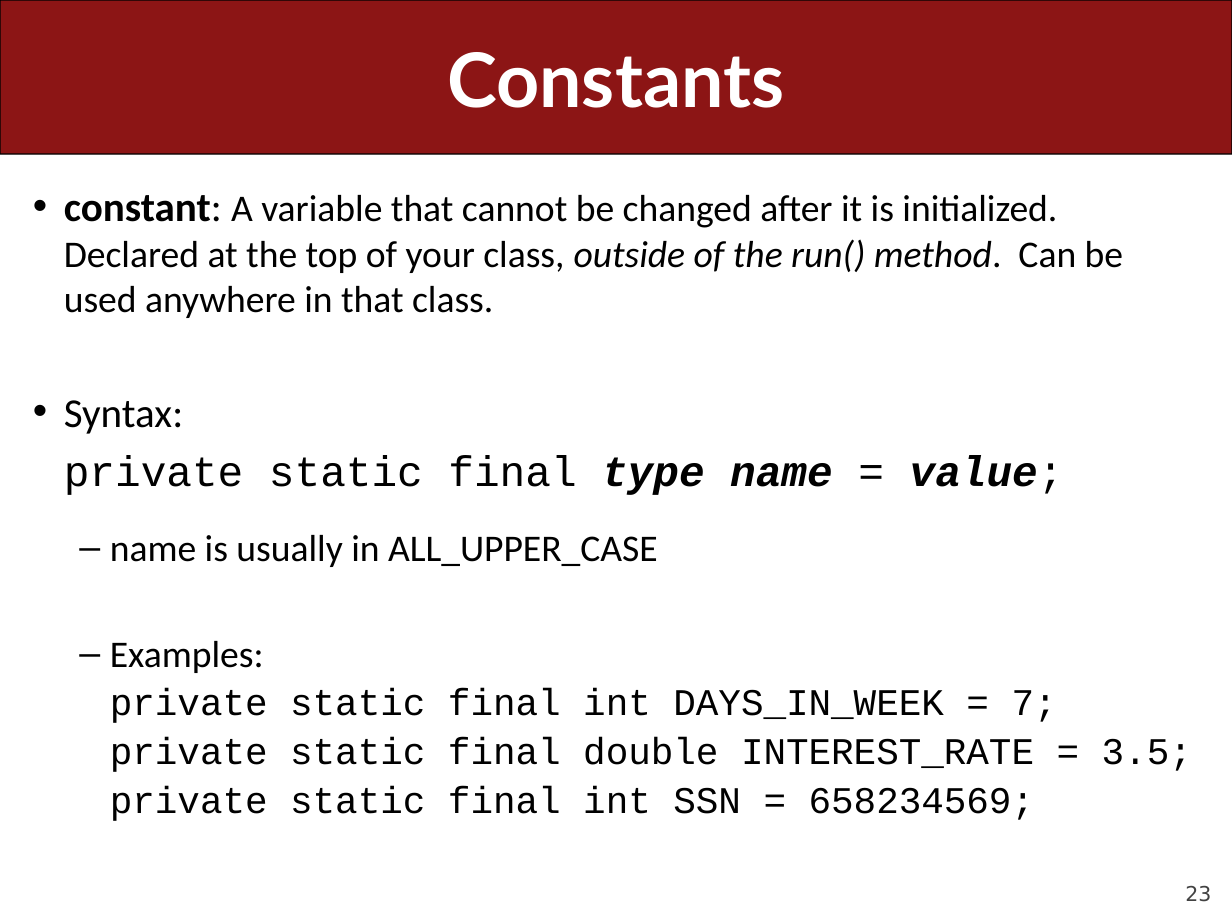
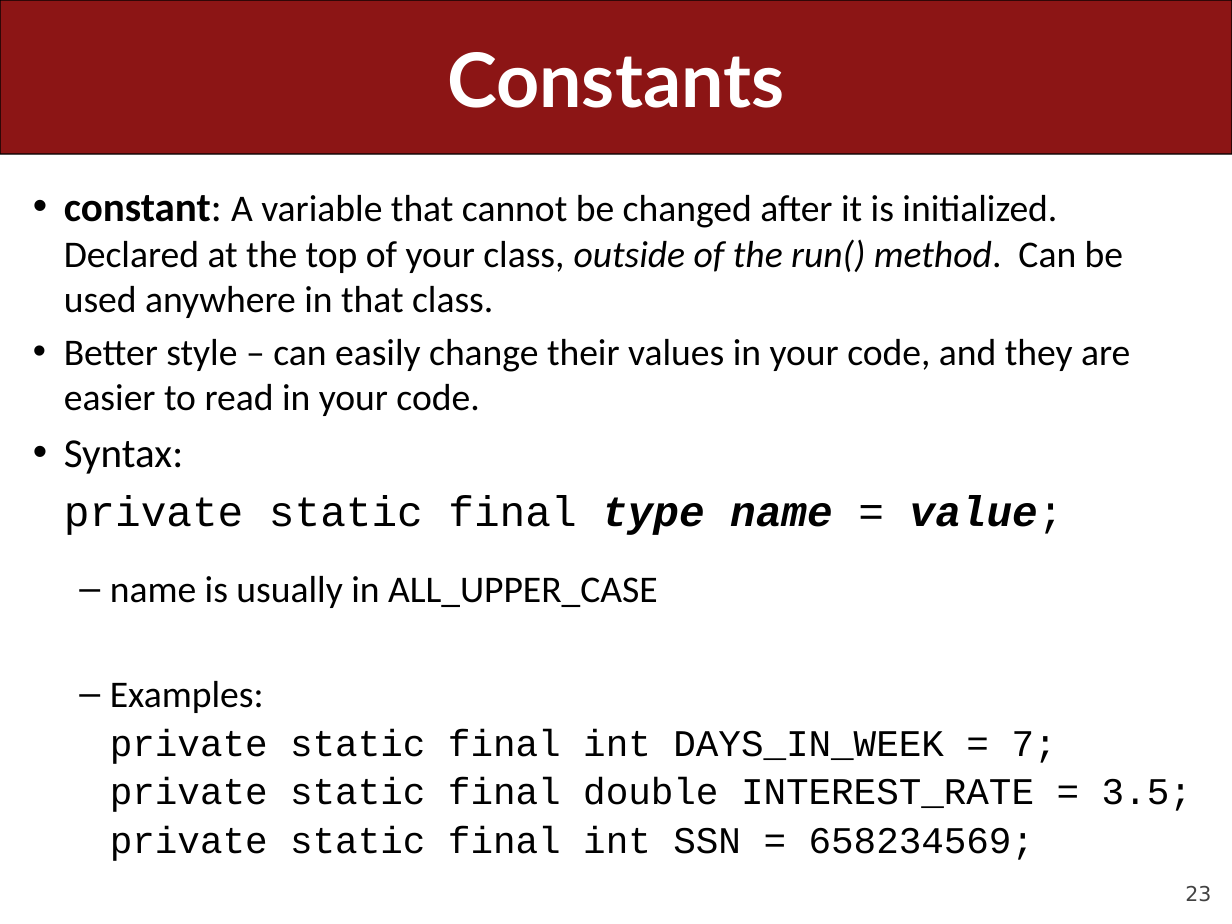
Before and after one commit to ckincaid17/cs106a-summer-2018, a slide deck: slide 23 of WWW/lectures/Lecture5/Lecture5.pptx. Drawn at 1232x924 pixels with LibreOffice and Linux fonts; fonts in the diff are those of the drawing. Boxes give left, top, right and bottom in pixels: in the first picture for what was removed or moved away, otherwise in the second. Text is boxed around its words. In the diff, an @@ line names an element or a change of style, - is before the commit and + after.

```diff
--- a/WWW/lectures/Lecture5/Lecture5.pptx
+++ b/WWW/lectures/Lecture5/Lecture5.pptx
@@ text at <box>64,339,1130,416</box>: paragraph added @@
+• Better style – can easily change their values in your code, and they are easier to read in your code.
```
Also in this commit, not shown: 11 other slides changed, 45 slides removed, 4 other files.
